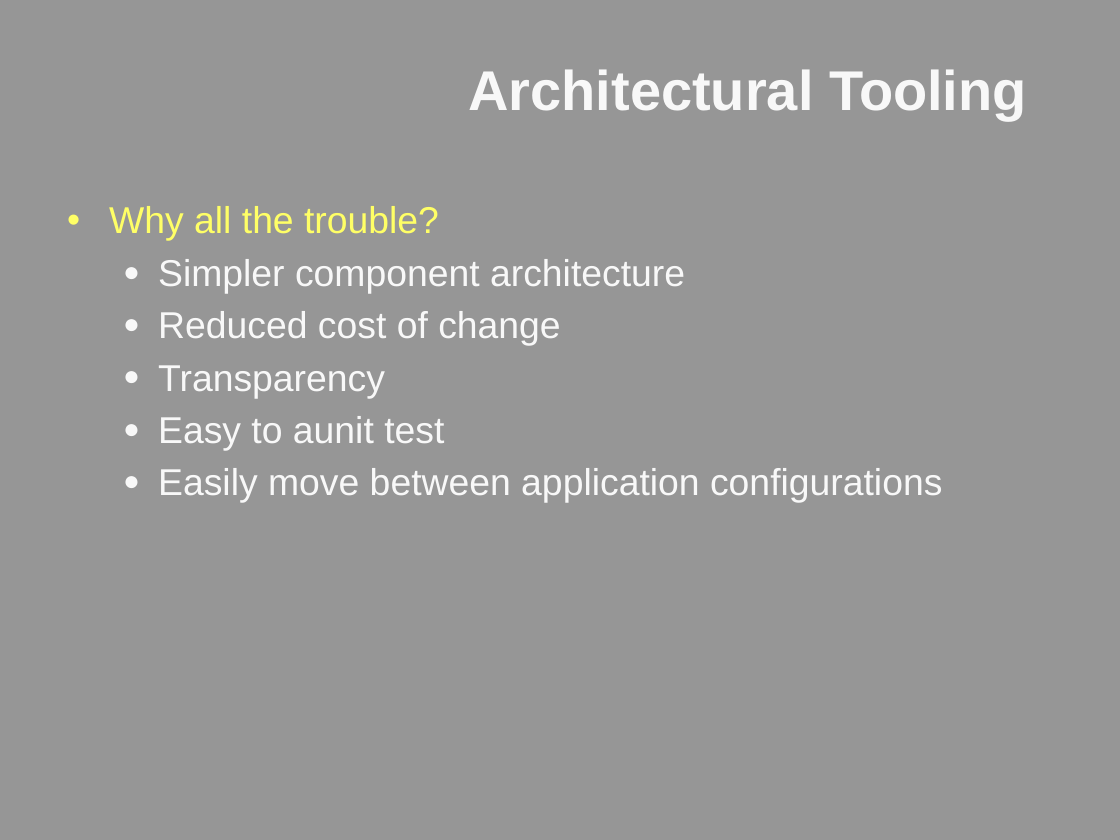
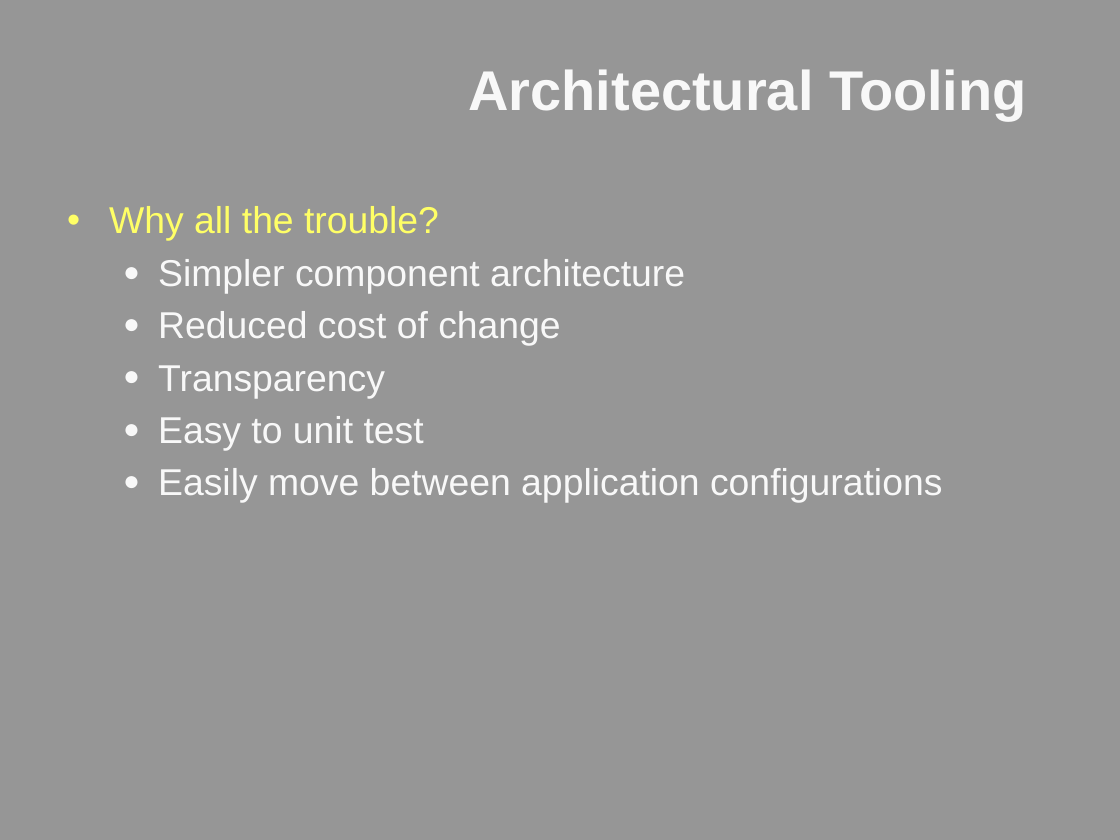
Before and after one commit to lozanotek/opensource, a slide deck: slide 19 of slides/lozano_aspnetconnections_APG201_Open_Source_Tools_Every_NET_Developer_Should_Use.pptx (slide 20 before the commit). Drawn at 1120x840 pixels with LibreOffice and Linux fonts; fonts in the diff are those of the drawing; background and template pictures are left out. Boxes give left, top, right and bottom in pixels: in the first picture for what was removed or moved away, otherwise in the second. Text is boxed around its words. In the diff, an @@ line names an element or a change of style, - is before the commit and + after.

```diff
--- a/slides/lozano_aspnetconnections_APG201_Open_Source_Tools_Every_NET_Developer_Should_Use.pptx
+++ b/slides/lozano_aspnetconnections_APG201_Open_Source_Tools_Every_NET_Developer_Should_Use.pptx
@@ text at [158, 416, 424, 451]: text changed @@
-  ● Easy to aunit test
+  ● Easy to unit test
```
Also in this commit, not shown: 6 other slides changed, 1 slide removed, 55 other files.
